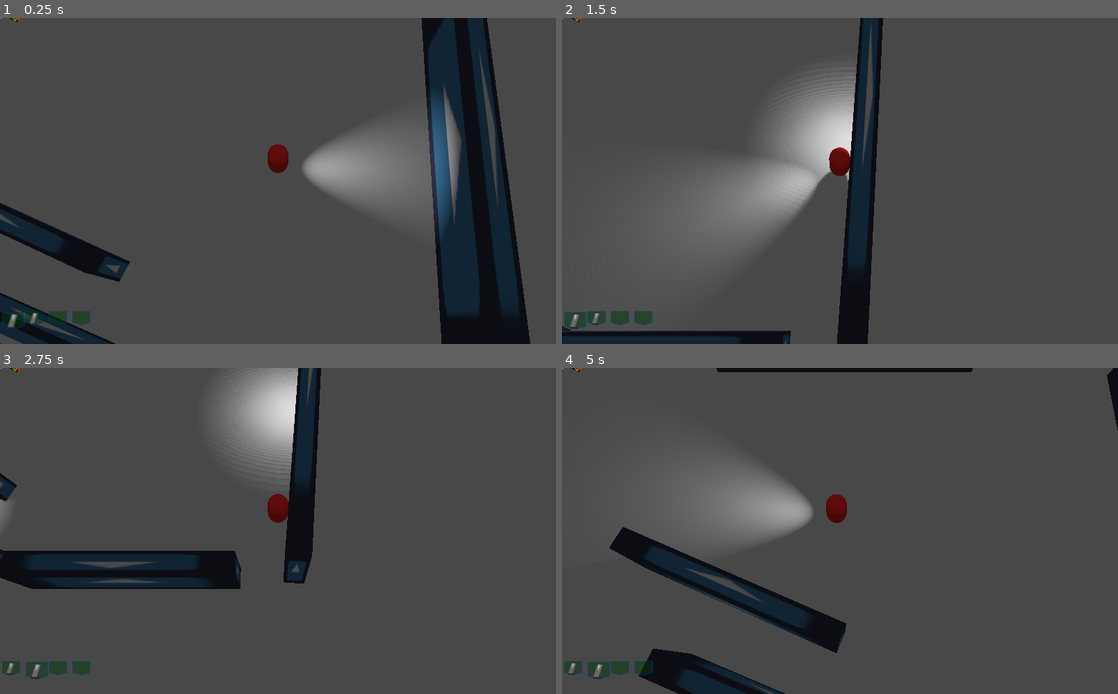
Above: before the commit, frames 1-4 (two rows, left to right).
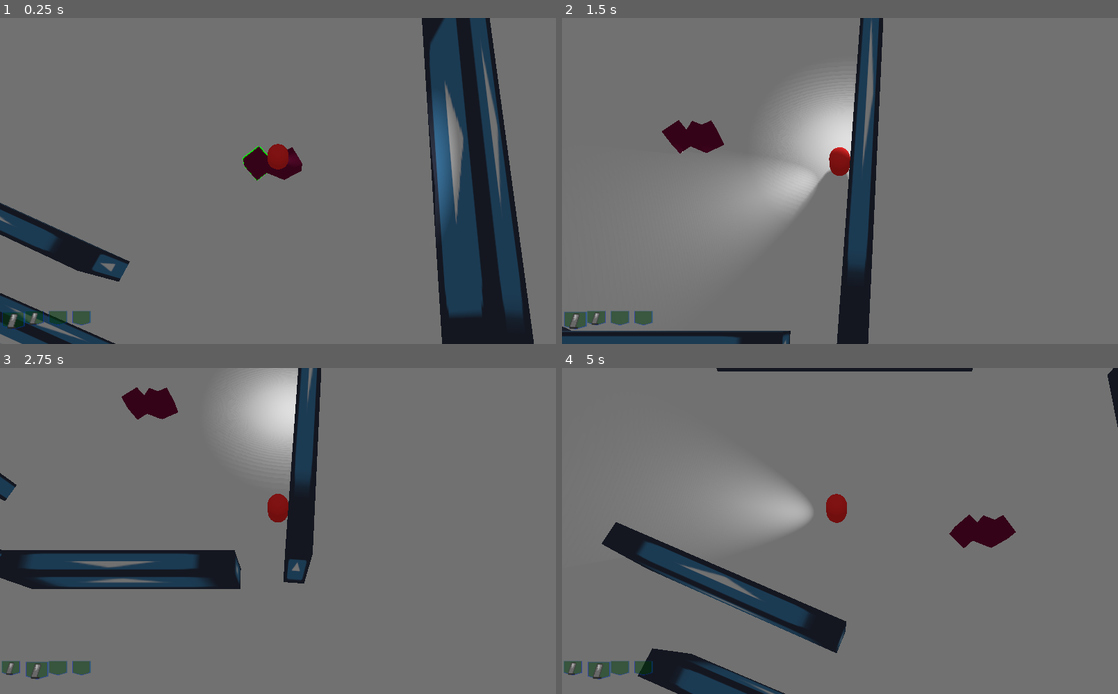
Above: after the commit, the same moments.

Repository: ghfox/overhead3dconv
Game: Godot game, scene res://Scn/Room.tscn
The game is run twice, just before and just after one commit, with the same random seed, the same clock (stepped at 60 frames per second) and the same inputs. The engine's default icon, where the game draws it, is replaced by a stand-in: a white triangle on a blue panel in a dark square.
Inputs (mouse positions are in pixels of both pictures, inside the frame that each line leads up to):
- Up to frame 1 (0.25 s): no input
- Up to frame 2 (1.5 s): tap Enter at 0.5 s; move the mouse to (962, 164) at 0.52 s; hold D 0.53-1.28 s; click (962, 164) at 0.6 s; move the mouse to (728, 197) at 1.27 s; hold S from 1.28 s (still down); tap Shift (focus_ability) at 1.35 s
- Up to frame 3 (2.75 s): move the mouse to (333, 459) at 2.02 s; release S at 2.03 s; hold D from 2.03 s (still down); tap Tab (next_pocket) at 2.1 s
- Up to frame 4 (5 s): move the mouse to (812, 596) at 2.77 s; release D at 2.78 s; hold W 2.78-3.53 s; tap E (pickup) at 2.85 s; click (812, 596) at 2.92 s; move the mouse to (1006, 579) at 3.52 s; hold A from 3.53 s (still down); click (1006, 579) at 3.6 s; move the mouse to (673, 482) at 4.27 s; tap Shift (focus_ability) at 4.35 s

The runs differ from the first frame. In frame 1, 87% of the frame differs, in the area x 0-100%, y 0-100%; in frame 2, 92%; in frame 3, 93%; in frame 4, 94%.

Commit message:
Item pickups fixed, outlines added

Diff:
--- a/Classes/Item.gd
+++ b/Classes/Item.gd
@@ -2,7 +2,7 @@
 
 class_name Item
 
-var radius = 32
+var radius = 1
 var sprite = "res://Spr/sqr_red.png"
 var normal = null
 #all children should contain a type var, but the parent connot
--- a/Classes/ItemPickup.gd
+++ b/Classes/ItemPickup.gd
@@ -1,31 +1,42 @@
-extends Area2D
+extends Area
 
 class_name ItemPickup
 
 var item
-var spr
+var shader
 
 func _init(newItem):
 	item = newItem
-	rotation = (randi() % 60) / 10.0
+	rotation.y = (randi() % 60) / 10.0
+	translation.y = 1.1
 	pass
 
 func _ready():
-	var collider = CollisionShape2D.new()
-	var circ = CircleShape2D.new()
+	var collider = CollisionShape.new()
+	var circ = SphereShape.new()
 	circ.set_radius(item.radius)
 	collider.set_shape(circ)
 	add_child(collider)
-	spr = Sprite.new()
-	spr.set_texture(load(item.sprite))
-	spr.normal_map = load(item.normal)
-	add_child(spr)
+
+	var mesh = MeshInstance.new()
+	mesh.set_mesh(CubeMesh.new())
+	var mat = SpatialMaterial.new()
+	mat.set_albedo(Color(0.5,0,0.25,1))
+	shader = ShaderMaterial.new()
+	shader.set_shader(load("res://Shaders/3dOutline.gdshader"))
+	shader.set_shader_param("color", Color(0,1,0,1))
+	shader.set_shader_param("enable", false)
+	mat.set_next_pass(shader)
+	mesh.set_surface_material(0,mat)
+	add_child(mesh)
+
 	set_name("%s%s" % ["ItemPickup-",item])
 	add_to_group("Grabables", false)
 	pass
 
 func turnOnOutline():
-	spr.set_material(load("res://Shaders/outline.tres"))
+	shader.set_shader_param("enable", true)
 
 func turnOffOutline():
-	spr.set_material(null)
+	shader.set_shader_param("enable", false)
+	pass
--- a/Scn/Room.tscn
+++ b/Scn/Room.tscn
@@ -12,17 +12,17 @@
 extents = Vector3( 0.519033, 0.509936, 0.0608504 )
 
 [sub_resource type="Environment" id=4]
-ambient_light_color = Color( 0.282353, 0.282353, 0.282353, 1 )
+ambient_light_color = Color( 0.443137, 0.443137, 0.443137, 1 )
 
 [node name="Room" type="Spatial"]
 
 [node name="Player" parent="." instance=ExtResource( 1 )]
-transform = Transform( 1, 0, 0, 0, 1, 0, 0, 0, 1, 0, 3.36687, 0 )
+transform = Transform( 1, 0, 0, 0, 1, 0, 0, 0, 1, 0, 2.28936, 0 )
 
 [node name="Floor" type="Spatial" parent="."]
 
 [node name="MeshInstance" type="MeshInstance" parent="Floor"]
-transform = Transform( 100, 0, 0, 0, -4.37114e-06, 1, 0, -100, -4.37114e-08, 0, 1, 0 )
+transform = Transform( 100, 0, 0, 0, -4.37114e-06, 1, 0, -100, -4.37114e-08, 0, 0, 0 )
 mesh = SubResource( 1 )
 skin = SubResource( 2 )
 material/0 = null
@@ -35,16 +35,16 @@
 [node name="Wall" type="Spatial" parent="."]
 
 [node name="Wall" parent="Wall" instance=ExtResource( 2 )]
-transform = Transform( 10, 0, 0, 0, 3, 0, 0, 0, 1, 0, 3.82067, 19.507 )
+transform = Transform( 10, 0, 0, 0, 3, 0, 0, 0, 1, 0, 2.93764, 19.507 )
 
 [node name="Wall2" parent="Wall" instance=ExtResource( 2 )]
-transform = Transform( 9.32935, 0, -0.360046, 0, 4, 0, 3.60046, 0, 0.932935, -18.8796, 4.82347, 15.8929 )
+transform = Transform( 9.32935, 0, -0.360046, 0, 4, 0, 3.60046, 0, 0.932935, -18.8796, 3.86466, 15.8929 )
 
 [node name="Wall3" parent="Wall" instance=ExtResource( 2 )]
-transform = Transform( 15, 0, 0, 0, 3, 0, 0, 0, 1, -13.8168, 3.97201, -21.5072 )
+transform = Transform( 15, 0, 0, 0, 3, 0, 0, 0, 1, -13.8168, 2.89827, -21.5072 )
 
 [node name="Wall4" parent="Wall" instance=ExtResource( 2 )]
-transform = Transform( 1.50097, 0, 0.99718, 0, 5, 0, -19.9436, 0, 0.0750483, 16.63, 5.69747, 0 )
+transform = Transform( 1.50097, 0, 0.99718, 0, 5, 0, -19.9436, 0, 0.0750483, 16.63, 5.01719, 0 )
 
 [node name="Wall5" parent="Wall" instance=ExtResource( 2 )]
 transform = Transform( -9.20218, 0, 0.391406, 0, 5, 0, -3.91406, 0, -0.920218, -23.4915, 2.95098, 6.48687 )
--- a/Scr/Player.gd
+++ b/Scr/Player.gd
@@ -22,13 +22,13 @@
 	#ItemPick test garbage
 	var new
 	new = ItemPickup.new(Ammo.new("9mm","fmj",10))
-	new.position.x = -20
+	new.translation.x = 0
 	get_parent().call_deferred("add_child_below_node",self,new)
 	new = ItemPickup.new(Ammo.new("9mm","fmj",10))
-	new.position.x = 40
+	new.translation.x = 1
 	get_parent().call_deferred("add_child_below_node",self,new)
 	new = ItemPickup.new(Magazine.new("9mm 10rd Mag"))
-	new.position.x = 5
+	new.translation.x = -2
 	get_parent().call_deferred("add_child_below_node",self,new)
 
 func _process(_delta):
@@ -126,7 +126,7 @@
 func updateGrabs():
 	var nearest = null
 	var dist = 999
-	var tdist
+	var tdist = 0
 	for n in get_tree().get_nodes_in_group("GrabNows"):
 		#tdist = position.distance_to(n.position)
 		if(dist > tdist):
--- /dev/null
+++ b/Shaders/3dOutline.gdshader
@@ -0,0 +1,17 @@
+shader_type spatial;
+render_mode unshaded, cull_front;
+
+uniform bool enable = true;
+uniform vec4 color : hint_color = vec4(0.0);
+
+void vertex() {
+	if (enable) {
+		VERTEX += NORMAL*0.1;
+	}
+}
+
+void fragment() {
+	if (enable) {
+		ALBEDO = color.rgb;
+	}
+}
--- a/Shaders/outline.shader
+++ /dev/null
@@ -1,20 +0,0 @@
-shader_type canvas_item;
-
-void fragment() {
-	vec4 col = texture(TEXTURE, UV);
-	vec2 ps = TEXTURE_PIXEL_SIZE;
-	float outline_width = 1.25;
-	vec4 outline_color = vec4(0,255,0,255);
-	float a;
-	float maxa = col.a;
-
-	a = texture(TEXTURE, UV + vec2(0.0, -outline_width) * ps).a;
-	maxa = max(a, maxa);
-	a = texture(TEXTURE, UV + vec2(0.0, outline_width) * ps).a;
-	maxa = max(a, maxa);
-	a = texture(TEXTURE, UV + vec2(-outline_width, 0.0) * ps).a;
-	maxa = max(a, maxa);
-	a = texture(TEXTURE, UV + vec2(outline_width, 0.0) * ps).a;
-	maxa = max(a, maxa);
-	COLOR = mix(col, outline_color,maxa-col.a);
-}
--- a/Shaders/outline.tres
+++ /dev/null
@@ -1,6 +0,0 @@
-[gd_resource type="ShaderMaterial" load_steps=2 format=2]
-
-[ext_resource path="res://Shaders/outline.shader" type="Shader" id=1]
-
-[resource]
-shader = ExtResource( 1 )
--- a/project.godot
+++ b/project.godot
@@ -19,7 +19,7 @@
 "language": "GDScript",
 "path": "res://Classes/Item.gd"
 }, {
-"base": "Area2D",
+"base": "Area",
 "class": "ItemPickup",
 "language": "GDScript",
 "path": "res://Classes/ItemPickup.gd"
